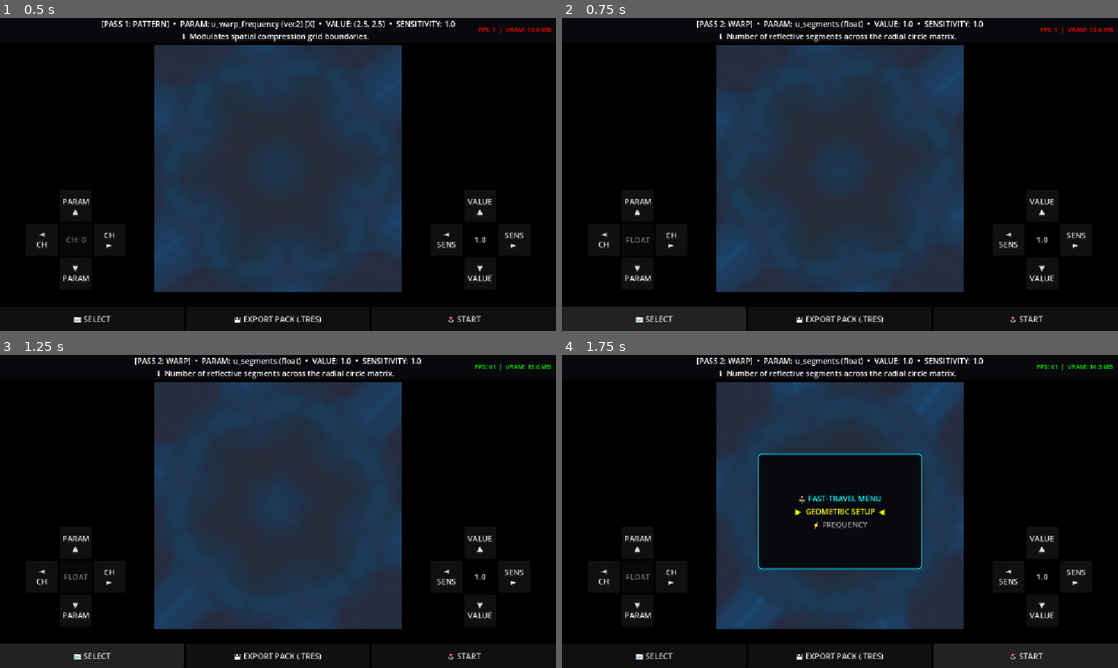
Above: before the commit, frames 1-4 (two rows, left to right).
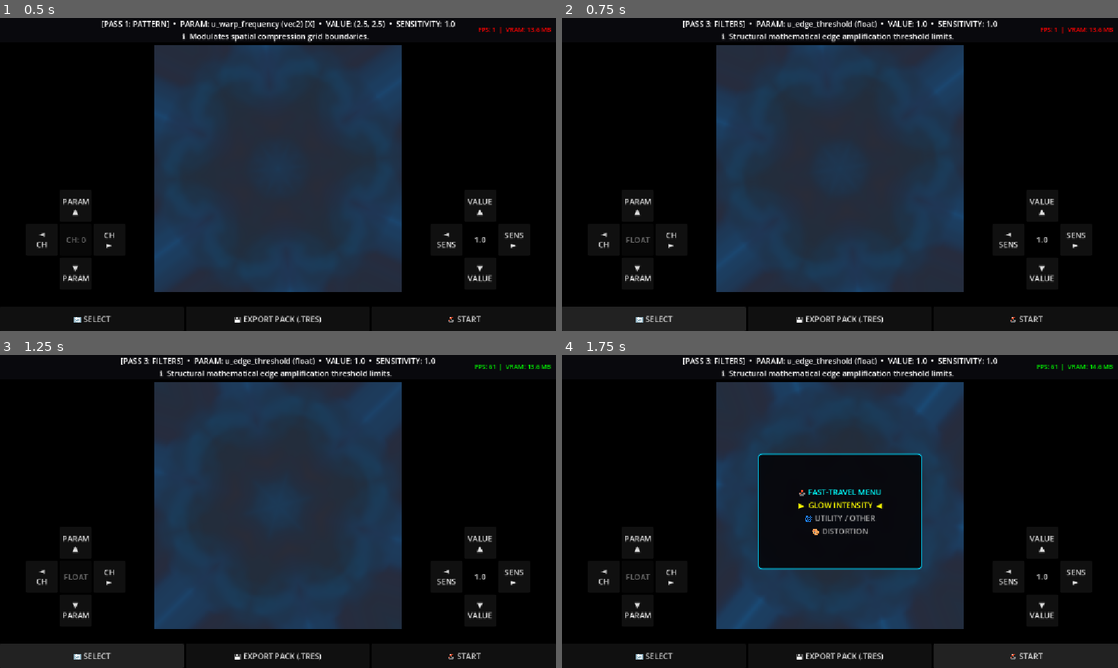
Above: after the commit, the same moments.

Repository: ocybin-solo/TATOOL
Game: Godot game, scene res://main.tscn
The game is run twice, just before and just after one commit, with the same random seed, the same clock (stepped at 60 frames per second) and the same inputs.
Inputs:
- Up to frame 1 (0.5 s): no input
- Up to frame 2 (0.75 s): click "🔄 SELECT" at 0.5 s
- Up to frame 3 (1.25 s): no input
- Up to frame 4 (1.75 s): click "🕹️ START" at 1.25 s

Frame 1 is identical in both runs. In frame 2, 1.3% of the frame differs, in the area x 21-79%, y 0-8%; in frame 3, 1.3%; in frame 4, 2.5%, in the area x 21-97%, y 0-58%.

Commit message:
working state
about to add in a random stepper to automatically be a screensaver

Diff:
--- a/MainManager.gd
+++ b/MainManager.gd
@@ -222,6 +222,17 @@
 	active_shader_layer = 0
 
 func _on_select_button_pressed() -> void:
+	# 🔒 CRITICAL UI LOCK: Prevent layer switching while the fast-travel menu is open
+	if is_menu_open:
+		print("⚠️ UI Input Blocked: Cannot switch layers while Fast-Travel menu is active.")
+		return
+
+	# 1. Cycle focus cleanly between 3 discrete layers (0 -> 1 -> 2 -> 0)
+	active_shader_layer = posmod(active_shader_layer + 1, 3)
+
+	# Reset the UI pointer safely before loading new parameter variables
+	control_panel.active_index = 0
+	control_panel.active_sub_channel = 0
 	# 1. Cycle focus cleanly between 3 discrete layers (0 -> 1 -> 2 -> 0)
 	active_shader_layer = posmod(active_shader_layer + 1, 3)
 
@@ -269,9 +280,20 @@
 		close_fast_travel_menu()
 
 func open_fast_travel_menu() -> void:
+	# Force the UI to refresh its category dictionary based on the currently active layer code
+	var active_mat: ShaderMaterial = null
+	match active_shader_layer:
+		0: active_mat = pass1_material
+		1: active_mat = pass2_material
+		2: active_mat = pass3_material
+
+	if active_mat and active_mat.shader:
+		control_panel.load_shader_source(active_mat.shader.code)
+
 	active_menu_categories = control_panel.shader_categories.keys()
 	if active_menu_categories.is_empty():
 		is_menu_open = false
+		control_panel.is_input_blocked = false
 		return
 	active_menu_index = 0
 
@@ -317,18 +339,28 @@
 
 func close_fast_travel_menu() -> void:
 	if not menu_overlay_panel: return
-	var selected_cat = active_menu_categories[active_menu_index]
-	var target_param_name = control_panel.shader_categories[selected_cat]
-
-	for idx in range(control_panel.parsed_uniforms.size()):
-		if control_panel.parsed_uniforms[idx]["name"] == target_param_name:
-			control_panel.active_index = idx
-			break
-
-	# 🌟 FIX THE LOOPS: Restore input channel access safely
+
+	# Safety check: Ensure we actually have categories populated
+	if not active_menu_categories.is_empty() and active_menu_index < active_menu_categories.size():
+		var selected_cat = active_menu_categories[active_menu_index]
+
+		# SAFE LOOKUP: Use .get() to prevent hard-crashes if a key is missing
+		var target_param_name = control_panel.shader_categories.get(selected_cat, "")
+
+		if target_param_name != "":
+			# Walk the parsed uniforms array to find the index matching our parameter name
+			for idx in range(control_panel.parsed_uniforms.size()):
+				if control_panel.parsed_uniforms[idx]["name"] == target_param_name:
+					control_panel.active_index = idx
+					break
+		else:
+			print("⚠️ Fast-Travel: Category key '%s' not found in active UI cache." % selected_cat)
+
+	# 🌟 RESTORE INPUT CHANNEL ACCESS SAFELY
 	control_panel.is_input_blocked = false
 	control_panel.update_status_readout()
 
+	# Clean up the UI overlay panel node from memory safely
 	menu_overlay_panel.queue_free()
 	menu_overlay_panel = null
 
